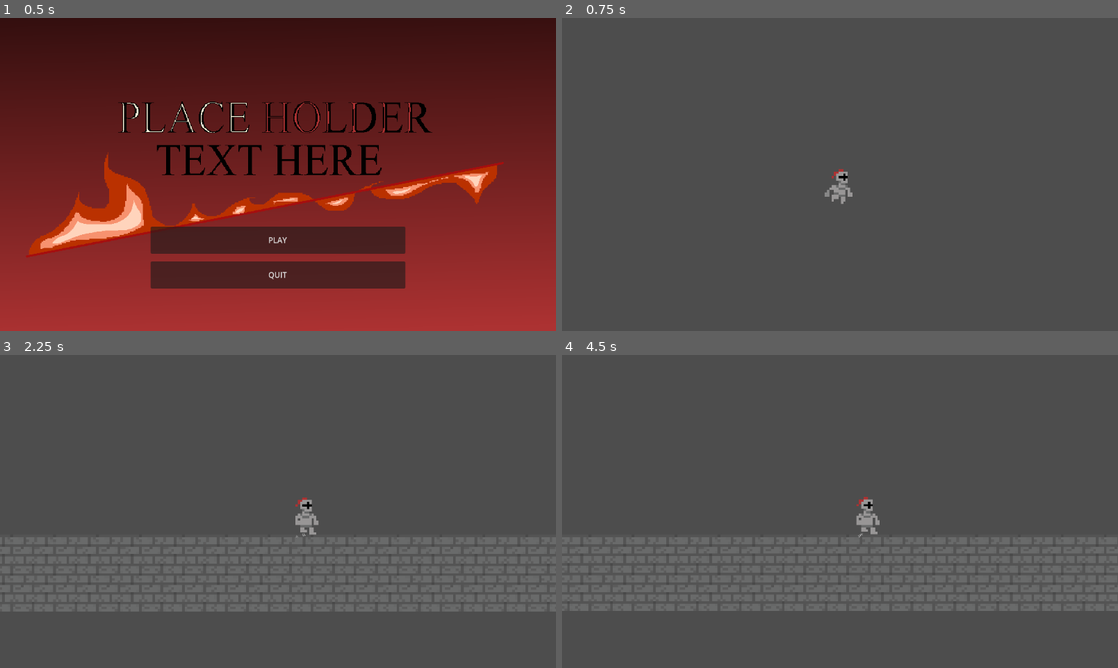
Above: before the commit, frames 1-4 (two rows, left to right).
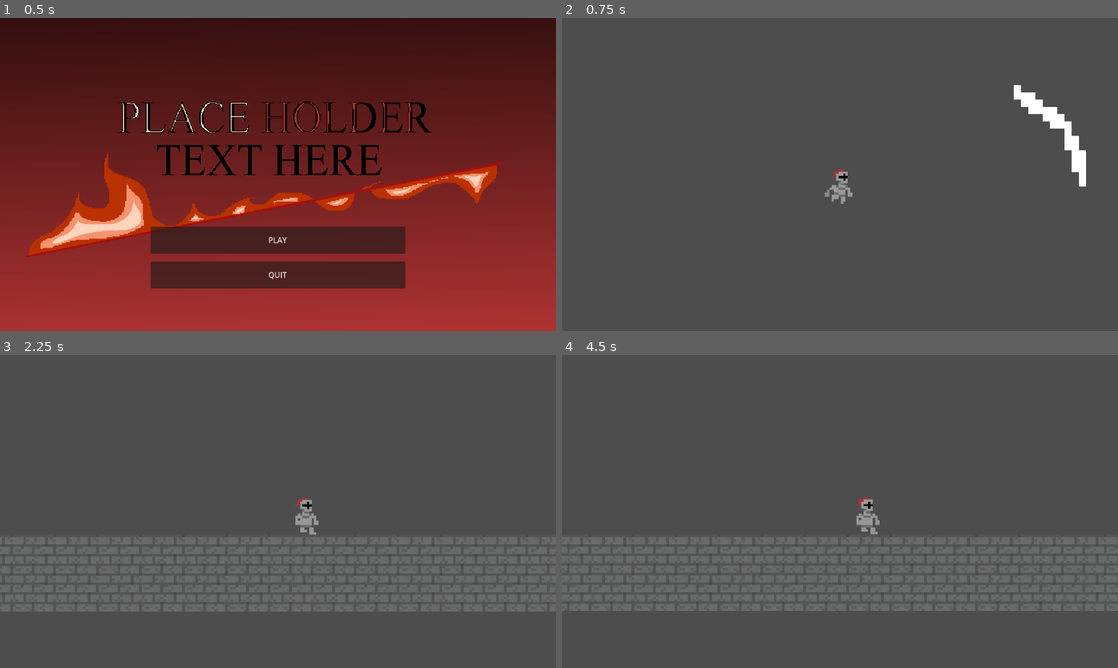
Above: after the commit, the same moments.

Repository: Owen-Harper25/Hollow-Clone
Game: Godot game, scene res://Scenes/title_screen_gui.tscn
Two runs of this game, one before a commit and one after it. Both use one fixed random seed, a clock stepped at 60 frames per second and the inputs below.
Inputs:
- Up to frame 1 (0.5 s): no input
- Up to frame 2 (0.75 s): click "PLAY" at 0.5 s
- Up to frame 3 (2.25 s): hold D (right) from 1.28 s (still down); tap Shift (sprint) at 1.35, 2.1 s; tap Space (jump) at 1.52 s
- Up to frame 4 (4.5 s): tap Space (jump) at 2.27, 3.77 s; release D (right) at 2.78 s; hold A (left) 2.78-3.53 s; tap Shift (sprint) at 2.85, 3.6, 4.35 s; hold D (right) from 3.53 s (still down)

Frame 1 is identical in both runs. In frame 2, 0.9% of the frame differs, in the area x 81-95%, y 21-54%; in frame 3, less than 0.1%; in frame 4, less than 0.1%.
Error after the commit: Attempt to call function 'start' in base 'null instance' on a null instance. (res://Scripts/player.gd:247)

Commit message:
Working on attack

Diff:
--- /dev/null
+++ b/Scenes/attack_arc.tscn
@@ -0,0 +1,52 @@
+[gd_scene load_steps=7 format=3 uid="uid://c73wr4xjul056"]
+
+[ext_resource type="Script" uid="uid://cvnssn27geqyi" path="res://Scripts/attack_arc.gd" id="1_6knpi"]
+[ext_resource type="Texture2D" uid="uid://cddui86gqsajk" path="res://Assets/Sprites/slash1.png" id="2_g3068"]
+[ext_resource type="Texture2D" uid="uid://dxibi0qelb7bv" path="res://Assets/Sprites/slash2.png" id="3_qxm27"]
+[ext_resource type="Texture2D" uid="uid://cndgdrhtmxyeu" path="res://Assets/Sprites/slash3.png" id="4_rq763"]
+
+[sub_resource type="CapsuleShape2D" id="CapsuleShape2D_fa8ry"]
+radius = 6.0
+
+[sub_resource type="SpriteFrames" id="SpriteFrames_l558j"]
+animations = [{
+"frames": [{
+"duration": 1.0,
+"texture": ExtResource("2_g3068")
+}, {
+"duration": 1.0,
+"texture": ExtResource("3_qxm27")
+}, {
+"duration": 1.0,
+"texture": ExtResource("4_rq763")
+}],
+"loop": true,
+"name": &"attack",
+"speed": 6.0
+}, {
+"frames": [],
+"loop": true,
+"name": &"default",
+"speed": 5.0
+}]
+
+[node name="AttackArc" type="Node2D"]
+script = ExtResource("1_6knpi")
+
+[node name="AttackArcArea" type="Area2D" parent="."]
+position = Vector2(29, 0)
+
+[node name="CollisionShape2D" type="CollisionShape2D" parent="AttackArcArea"]
+shape = SubResource("CapsuleShape2D_fa8ry")
+
+[node name="AnimatedSprite2D" type="AnimatedSprite2D" parent="."]
+position = Vector2(19, 0)
+sprite_frames = SubResource("SpriteFrames_l558j")
+animation = &"attack"
+
+[node name="Timer" type="Timer" parent="."]
+wait_time = 0.3
+one_shot = true
+
+[connection signal="body_entered" from="AttackArcArea" to="." method="_on_attack_arc_area_body_entered"]
+[connection signal="timeout" from="Timer" to="." method="_on_timer_timeout"]
--- a/Scenes/player.tscn
+++ b/Scenes/player.tscn
@@ -1,7 +1,8 @@
-[gd_scene load_steps=11 format=3 uid="uid://ba6pf7ajyadmn"]
+[gd_scene load_steps=12 format=3 uid="uid://ba6pf7ajyadmn"]
 
 [ext_resource type="Script" uid="uid://winlmn0ndna3" path="res://Scripts/player.gd" id="1_onrkg"]
 [ext_resource type="Texture2D" uid="uid://d37dmp26mfjr6" path="res://Assets/Sprites/Man.png" id="2_onrkg"]
+[ext_resource type="PackedScene" uid="uid://c73wr4xjul056" path="res://Scenes/attack_arc.tscn" id="3_6t5aa"]
 
 [sub_resource type="CapsuleShape2D" id="CapsuleShape2D_hqtel"]
 radius = 0.79999995
@@ -129,13 +130,23 @@
 &"": SubResource("AnimationLibrary_hqtel")
 }
 
-[node name="ParticleTimer" type="Timer" parent="."]
+[node name="Timers" type="Node" parent="."]
+
+[node name="ParticleTimer" type="Timer" parent="Timers"]
 wait_time = 0.1
+
+[node name="Attack Timer" type="Timer" parent="Timers"]
+wait_time = 0.5
+one_shot = true
 
 [node name="Feet" type="Marker2D" parent="."]
 visible = false
 position = Vector2(0, 2.6666667)
 scale = Vector2(0.33333334, 0.33333334)
+
+[node name="AttackArc" parent="." instance=ExtResource("3_6t5aa")]
+position = Vector2(0, 0.19999997)
+scale = Vector2(0.9999998, 0.9999998)
 
 [node name="Directions" type="Node2D" parent="."]
 
@@ -151,4 +162,5 @@
 [node name="Marker2D4" type="Marker2D" parent="Directions"]
 position = Vector2(0, 2.75)
 
-[connection signal="timeout" from="ParticleTimer" to="." method="_on_particle_timer_timeout"]
+[connection signal="timeout" from="Timers/ParticleTimer" to="." method="_on_particle_timer_timeout"]
+[connection signal="timeout" from="Timers/Attack Timer" to="." method="_on_attack_timer_timeout"]
--- /dev/null
+++ b/Scripts/attack_arc.gd
@@ -0,0 +1,16 @@
+extends Node2D
+
+@export var attack_damage: int = 10  # Damage value
+@export var damage: int = 1  # Attack damage
+@onready var timer: Timer = $Timer  # Reference to the timer
+
+func _ready():
+	timer.start()  # Start lifespan timer
+
+
+func _on_timer_timeout() -> void:
+	queue_free()
+
+func _on_attack_arc_area_body_entered(body: Node2D) -> void:
+	if body.is_in_group("enemy") and body.has_method("take_damage"):
+		body.take_damage(damage)
--- a/Scripts/player.gd
+++ b/Scripts/player.gd
@@ -12,12 +12,18 @@
 
 ## The four possible character states and the character's current state
 enum {IDLE, SPRINT, WALK, JUMP, FALL, WALL_SLIDE}
+
 ## The values for the jump direction, default is UP or -1
 enum JUMP_DIRECTIONS {UP = -1, DOWN = 1}
 var canSpawnParticle = true
 var DUST_PARTICLE = preload("res://Scenes/DustParticle.tscn")
+
 @onready var feet: Marker2D = $Feet
-
+@export var attack_damage: int = 1  # Damage dealt to enemies
+@export var attack_cooldown: float = 1.0  # Attack cooldown time
+@export var allow_diagonal: bool = true  # Set false to restrict diagonal movement
+@onready var attack_timer: Timer = $"Timers/Attack Timer"  # Timer to control attack duration
+@onready var attack_arc: Node2D = $AttackArc
 
 ## The path to the character's [Sprite2D] node.  If no node path is provided the [param PLAYER_SPRITE] will be set to [param $Sprite2D] if it exists.
 @export_node_path("Sprite2D") var PLAYER_SPRITE_PATH: NodePath
@@ -282,3 +288,7 @@
 
 func _on_particle_timer_timeout() -> void:
 	canSpawnParticle = true
+
+
+func _on_attack_timer_timeout() -> void:
+	pass # Replace with function body.
Binary file added: Assets/Sprites/slash1.png
Not shown, added: Assets/Sprites/slash1.png.import
Binary file added: Assets/Sprites/slash2.png
Not shown, added: Assets/Sprites/slash2.png.import
Binary file added: Assets/Sprites/slash3.png
Not shown, added: Assets/Sprites/slash3.png.import
Not shown, added: Scripts/attack_arc.gd.uid
